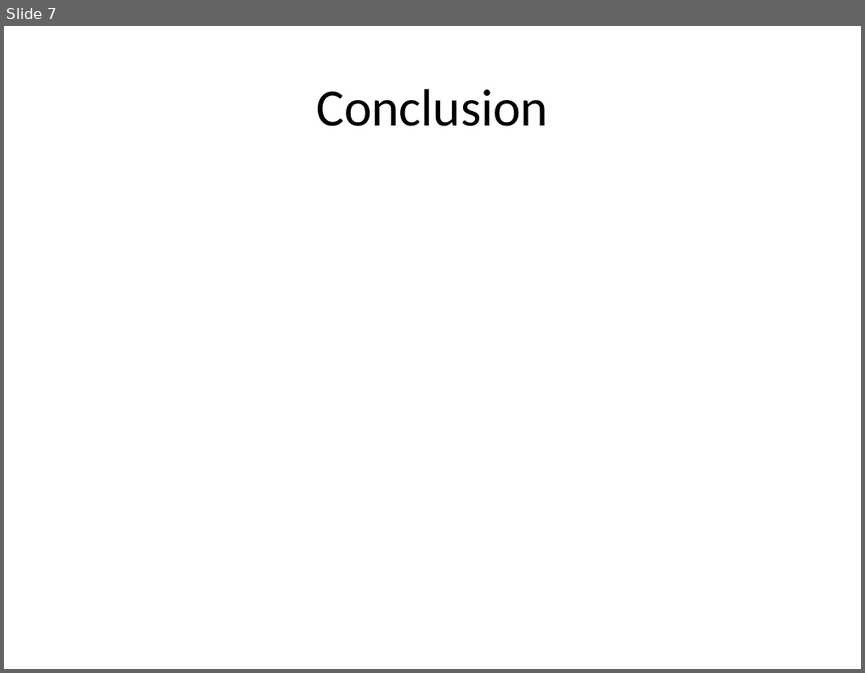
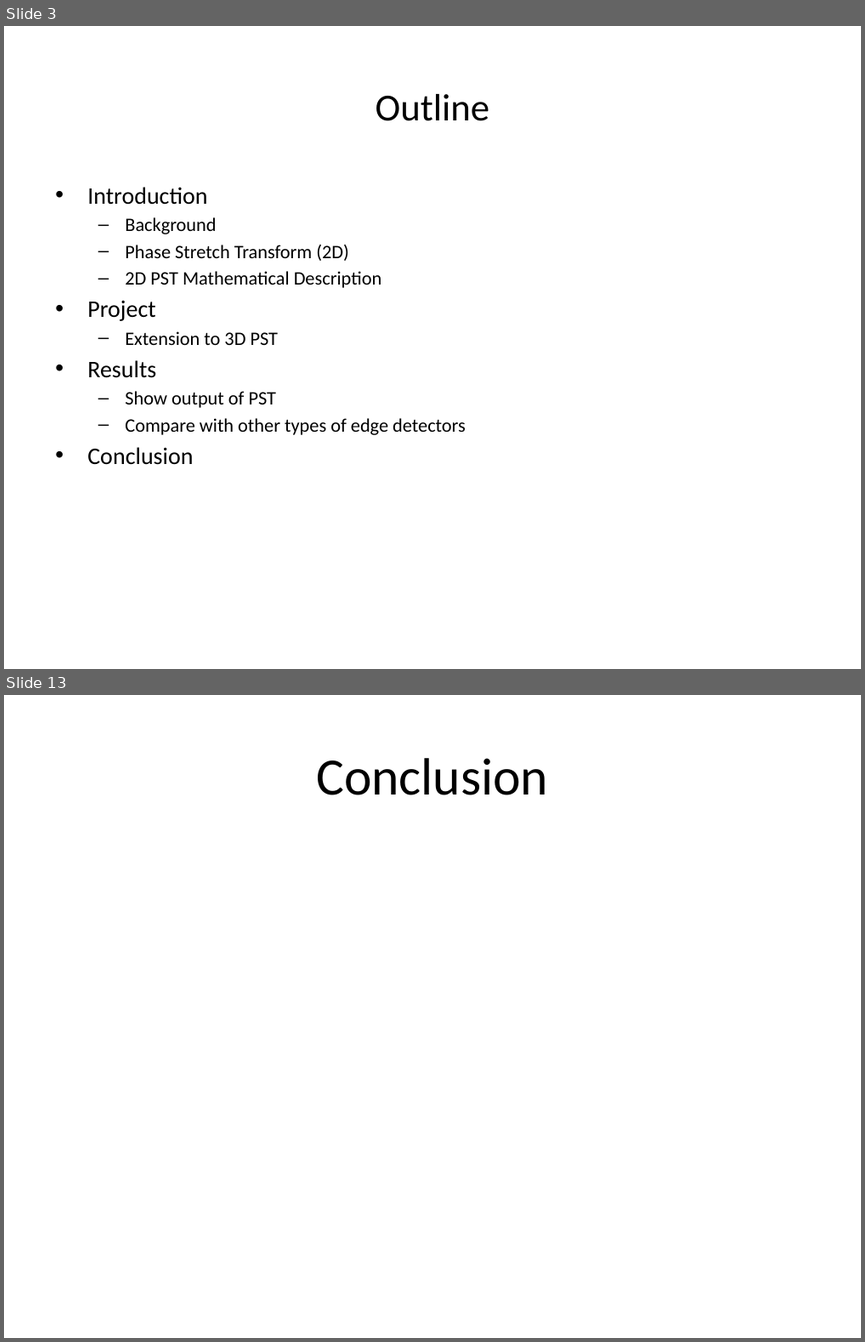
Before and after one commit to tristanmelton/ECE274, a slide deck: ref/Live-Cell_Tracking_using_Phase_Stretch_Transform.pptx. Shown one above the other, each under a label of ours: slide 7 before the commit, slides 3 and 13 after it; the slides between them are not shown. The pictures are 865x673 and 865x1342 pixels, drawn with LibreOffice and Linux fonts; fonts in the diff are those of the drawing. Boxes give left, top, right and bottom in pixels: in the first picture for what was removed or moved away, otherwise in the second. Text is boxed around its words. In the diff, an @@ line names an element or a change of style, - is before the commit and + after.

```diff
--- a/ref/Live-Cell_Tracking_using_Phase_Stretch_Transform.pptx
+++ b/ref/Live-Cell_Tracking_using_Phase_Stretch_Transform.pptx
@@ slide 3 added at (4, 26, 861, 669), background #FFFFFF @@
@@ title added at (375, 94, 489, 121), 32 pt, text #000000 @@
+Outline
@@ text added at (87, 187, 466, 465), 16 pt, text #000000 @@
+• Introduction
+  – Background
+  – Phase Stretch Transform (2D)
+  – 2D PST Mathematical Description
+• Project
+  – Extension to 3D PST
+• Results
+  – Show output of PST
+  – Compare with other types of edge detectors
+• Conclusion
@@ what was slide 7 is now slide 13 @@
```
Also in this commit, not shown: 3 slides changed, 8 other slides added, 3 slides removed.
